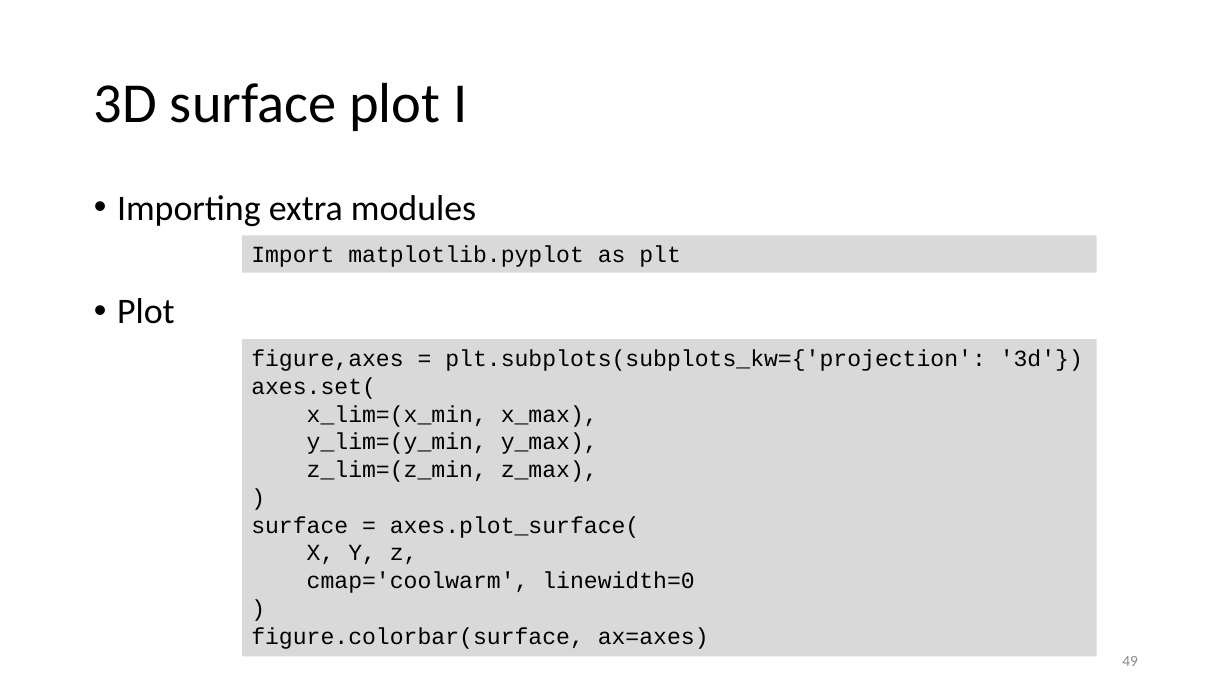
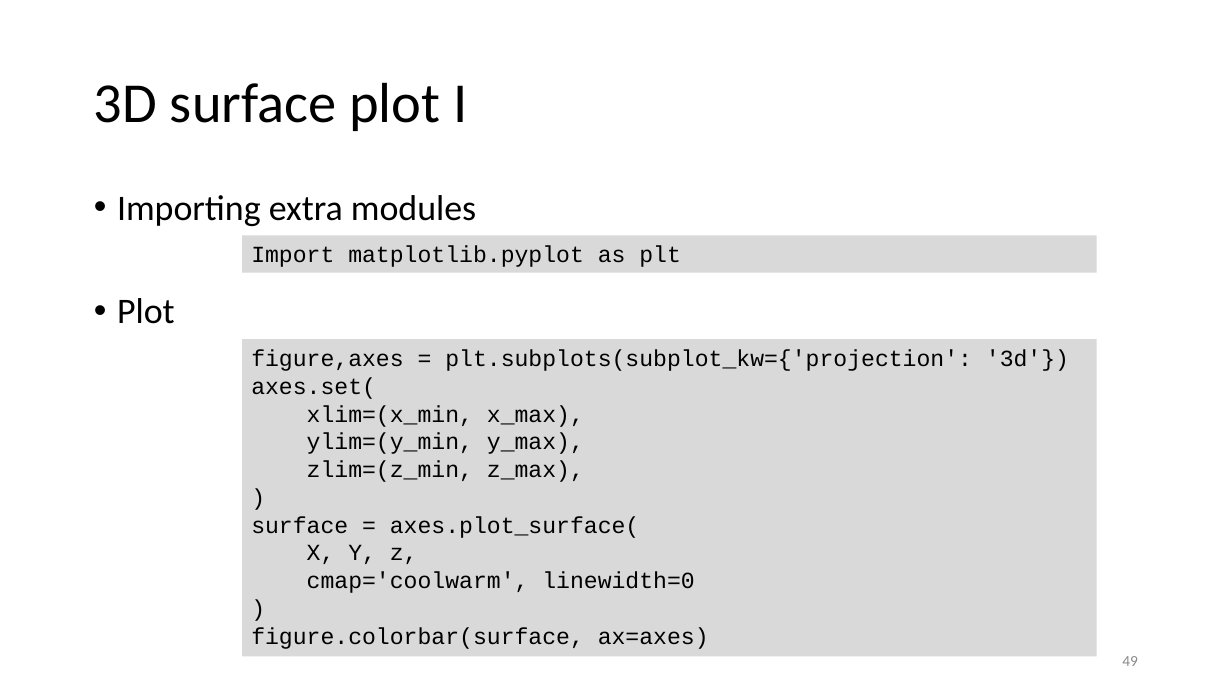
Before and after one commit to gjbex/Scientific-Python, a slide deck: slide 49 of scientific_python.pptx. Drawn at 1232x693 pixels with LibreOffice and Linux fonts; fonts in the diff are those of the drawing. Boxes give left, top, right and bottom in pixels: in the first picture for what was removed or moved away, otherwise in the second. Text is boxed around its words. In the diff, an @@ line names an element or a change of style, - is before the commit and + after.

Commit message:
Fix typos

```diff
--- a/scientific_python.pptx
+++ b/scientific_python.pptx
@@ text in rectangle at <box>251,350,1069,371</box>: text changed @@
-figure,axes = plt.subplots(subplots_kw={'projection': '3d'})
+figure,axes = plt.subplots(subplot_kw={'projection': '3d'})
@@ text in rectangle at <box>307,405,584,482</box>: text changed @@
-x_lim=(x_min, x_max),
-y_lim=(y_min, y_max),
-z_lim=(z_min, z_max),
+xlim=(x_min, x_max),
+ylim=(y_min, y_max),
+zlim=(z_min, z_max),
```
Also in this commit, not shown: 2 other slides changed.
